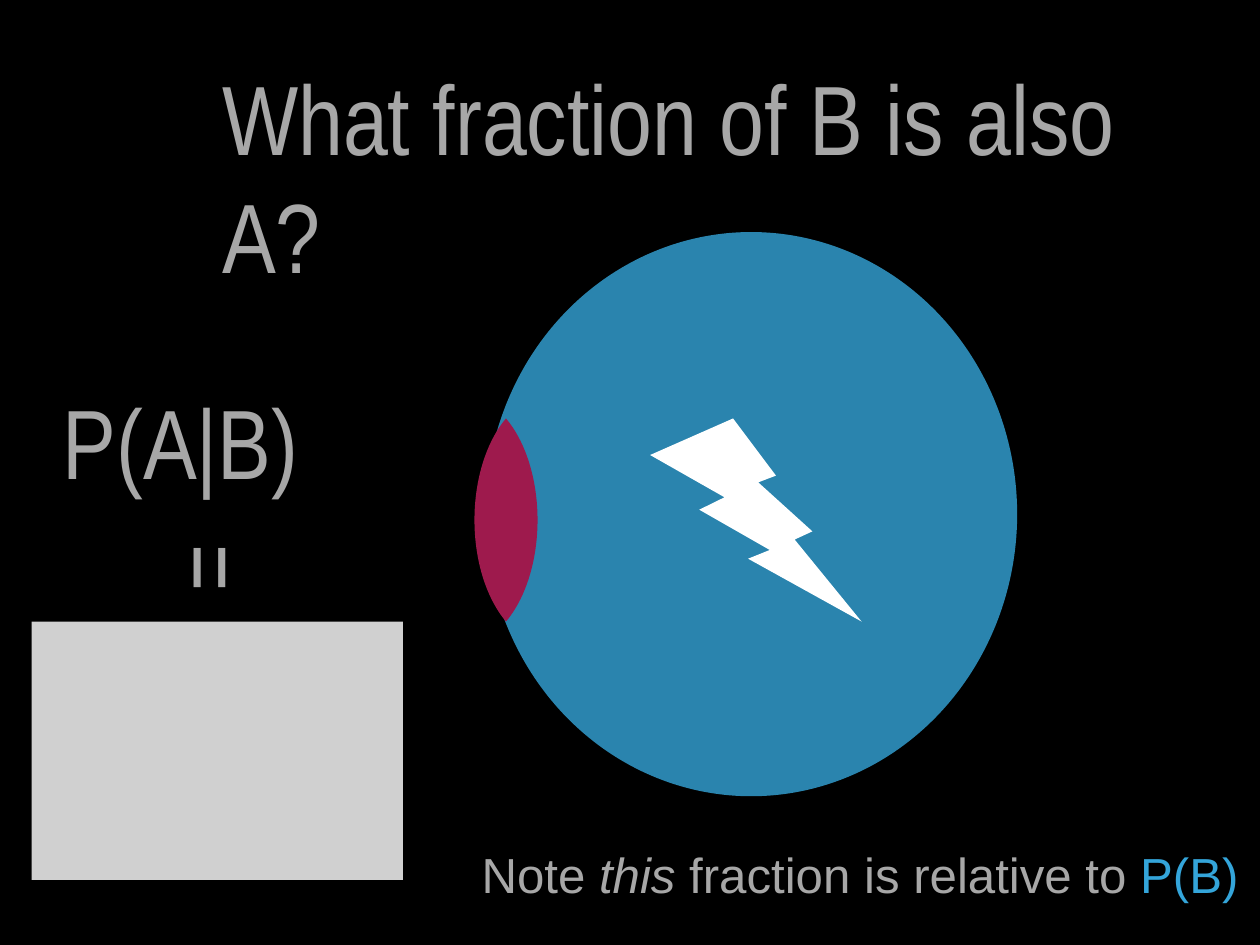
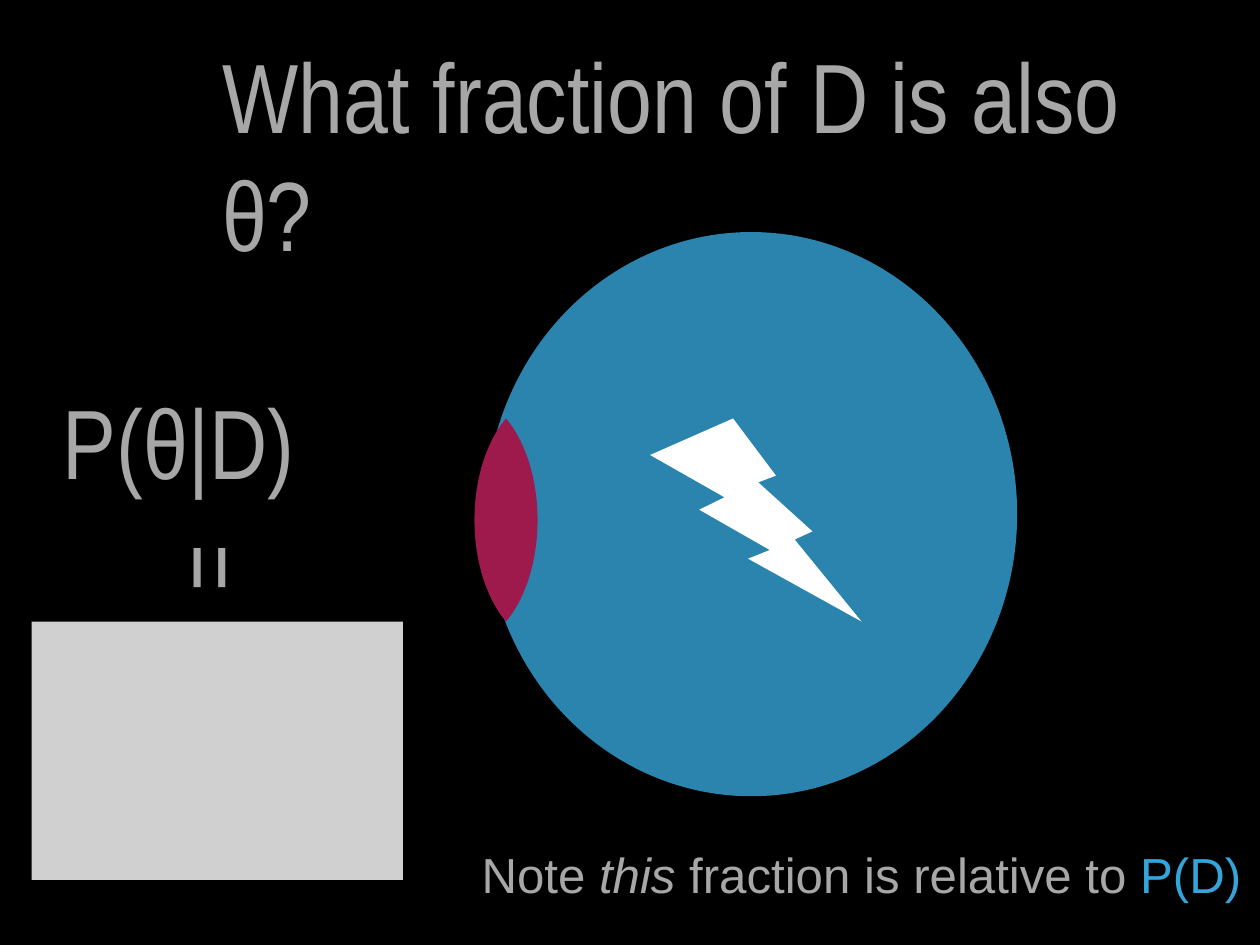
Before and after one commit to patricks1/noble-machine-learning, a slide deck: slide 12 of Session5/Session5_Slides.pptx. Drawn at 1260x945 pixels with LibreOffice and Linux fonts; fonts in the diff are those of the drawing; grey boxes stand for pictures. Boxes give left, top, right and bottom in pixels: in the first picture for what was removed or moved away, otherwise in the second. Text is boxed around its words. In the diff, an @@ line names an element or a change of style, - is before the commit and + after.

```diff
--- a/Session5/Session5_Slides.pptx
+++ b/Session5/Session5_Slides.pptx
@@ text at (222,61,1120,252): text changed @@
-What fraction of B is also A?
+What fraction of D is also θ?
@@ text at (63,407,295,497): text changed @@
-P(A|B)
+P(θ|D)
@@ text at (482,857,1241,903): text changed @@
-Note this fraction is relative to P(B)
+Note this fraction is relative to P(D)
```
Also in this commit, not shown: 10 other slides changed, 2 other files.
